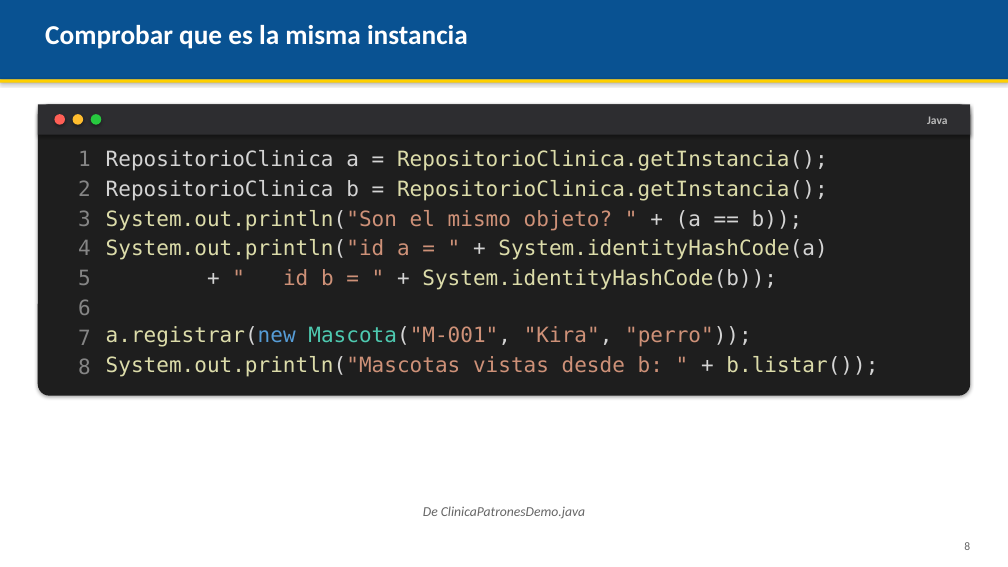
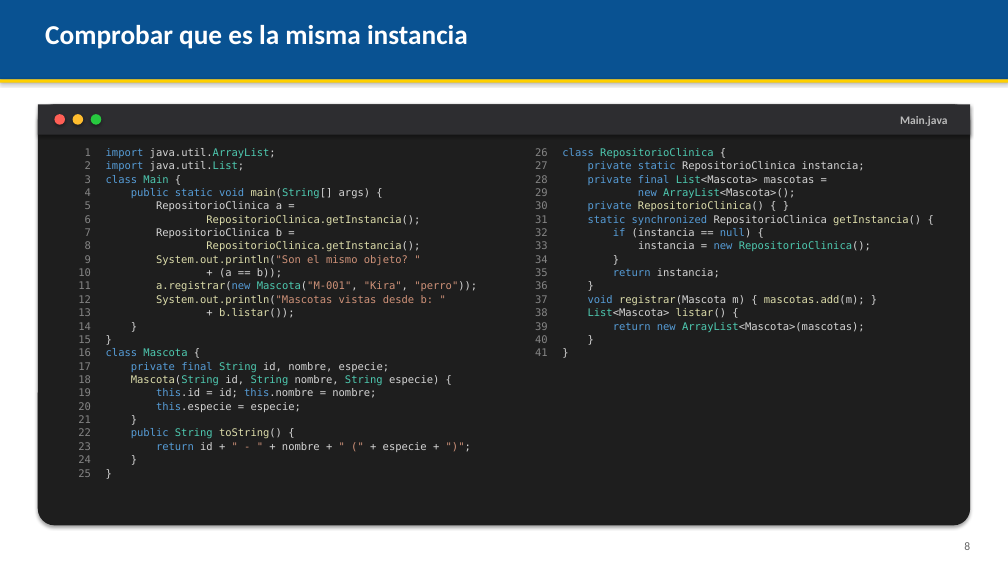
Before and after one commit to AndresDFX/UNIAJ, a slide deck: slide 8 of Programacion II/Clases/Clase 7 - Patrones de diseno Singleton y Factory/Presentacion.pptx. Drawn at 1008x567 pixels with LibreOffice and Linux fonts; fonts in the diff are those of the drawing. Boxes give left, top, right and bottom in pixels: in the first picture for what was removed or moved away, otherwise in the second. Text is boxed around its words. In the diff, an @@ line names an element or a change of style, - is before the commit and + after.

```diff
--- a/Programacion II/Clases/Clase 7 - Patrones de diseno Singleton y Factory/Presentacion.pptx
+++ b/Programacion II/Clases/Clase 7 - Patrones de diseno Singleton y Factory/Presentacion.pptx
@@ rounded rectangle: place and size @@
-rounded rectangle at (38,104,970,395)
+rounded rectangle at (38,104,970,526)
@@ text at (900,116,947,126): text changed @@
-Java
+Main.java
@@ text at (85,148,91,249): size 20 to 10 pt in "1", "2", "3", "4" and 4 more places; less space between paragraphs @@
@@ text at (106,148,420,278): text changed; size 20 to 10 pt; text colour #DCDCAA to #D4D4D4 @@
-RepositorioClinica a = RepositorioClinica.getInstancia();
-RepositorioClinica b = RepositorioClinica.getInstancia();
-System.out.println("Son el mismo objeto? " + (a == b));
-System.out.println("id a = " + System.identityHashCode(a)
-+ " id b = " + System.identityHashCode(b));
+import java.util.ArrayList;
+import java.util.List;
+class Main {
+public static void main(String[] args) {
+RepositorioClinica a =
+RepositorioClinica.getInstancia();
+RepositorioClinica b =
+RepositorioClinica.getInstancia();
+System.out.println("Son el mismo objeto? "
++ (a == b));
@@ text added at (535,148,548,356), 10 pt, text #858585 @@
+26
+27
+28
+29
+30
+31
+32
+33
+34
+35
+36
+37
+38
+39
+40
+41
@@ text added at (562,148,921,332), 10 pt, text #D4D4D4 @@
+class RepositorioClinica {
+private static RepositorioClinica instancia;
+private final List<Mascota> mascotas =
+new ArrayList<Mascota>();
+private RepositorioClinica() { }
+static synchronized RepositorioClinica getInstancia() {
+if (instancia == null) {
+instancia = new RepositorioClinica();
+}
+return instancia;
+}
+void registrar(Mascota m) { mascotas.add(m); }
+List<Mascota> listar() {
+return new ArrayList<Mascota>(mascotas);
+}
+}
@@ text at (78,255,91,477): paragraphs added @@
+9
+10
+11
+12
+13
+14
+15
+16
+17
+18
+19
+20
+21
+22
+23
+24
+25
@@ text at (106,295,439,452): text changed; size 20 to 10 pt; text colour #DCDCAA to #D4D4D4 @@
-System.out.println("Mascotas vistas desde b: " + b.listar());
+System.out.println("Mascotas vistas desde b: "
++ b.listar());
+}
+}
+class Mascota {
+private final String id, nombre, especie;
+Mascota(String id, String nombre, String especie) {
+this.id = id; this.nombre = nombre;
+this.especie = especie;
+}
+public String toString() {
+return id + " - " + nombre + " (" + especie + ")";
+}
+}
@@ text at (156,281,477,291): size 20 to 10 pt in "a.registrar(new Mascota("M-001", "Kira", "perro"));"; less space between paragraphs @@
@@ text removed at (423,506,585,519) @@
-De ClinicaPatronesDemo.java
```
Also in this commit, not shown: 6 other slides changed, 53 other files.
